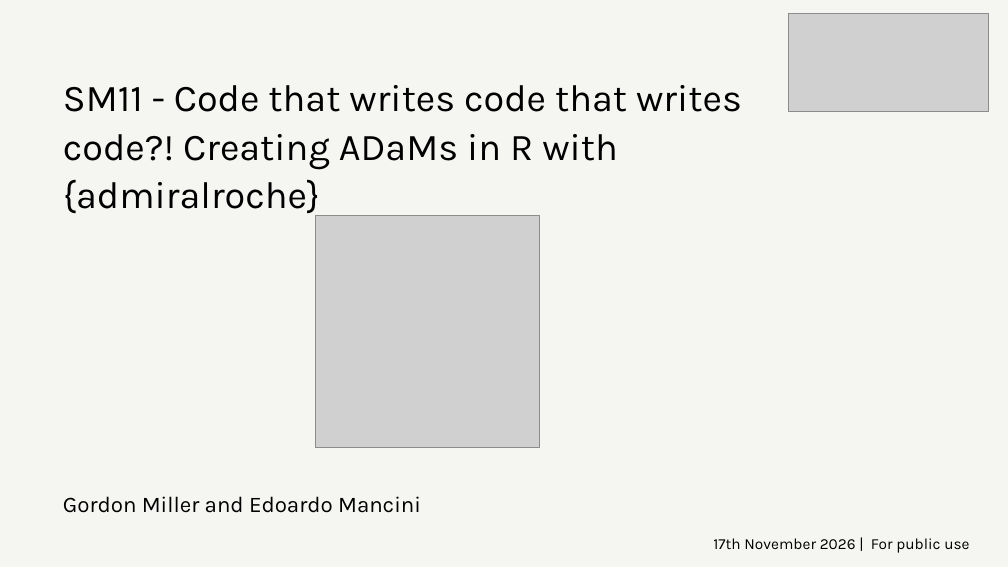
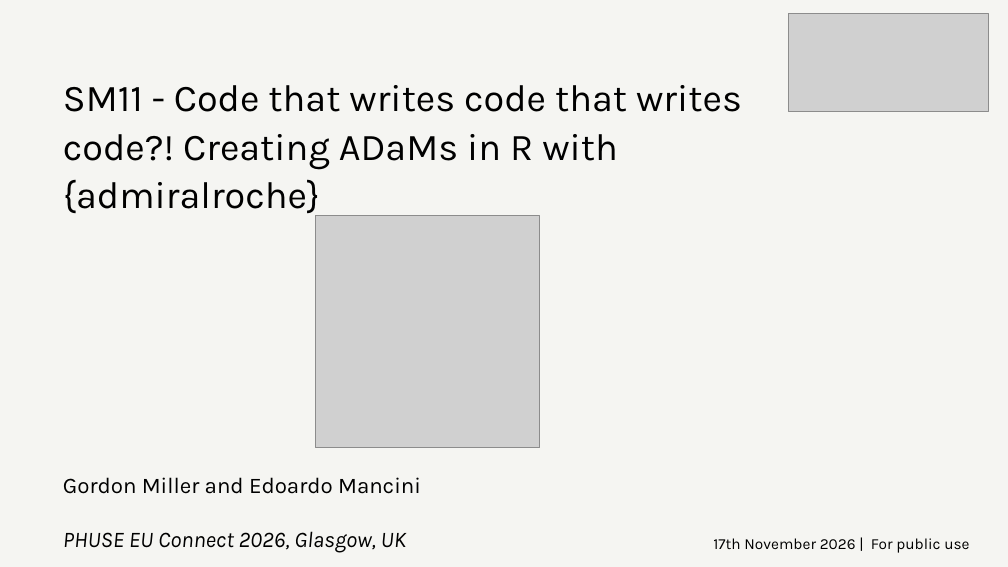
Before and after one commit to manciniedoardo/PHUSE_EU_Connect_2026_Code_that_writes_code_that_writes_code, a slide deck: slide 1 of PRE_SM11.pptx. Drawn at 1008x567 pixels with LibreOffice and Linux fonts; fonts in the diff are those of the drawing; grey boxes stand for pictures; background and template pictures are left out. Boxes give left, top, right and bottom in pixels: in the first picture for what was removed or moved away, otherwise in the second. Text is boxed around its words. In the diff, an @@ line names an element or a change of style, - is before the commit and + after.

```diff
--- a/PRE_SM11.pptx
+++ b/PRE_SM11.pptx
@@ subtitle "Gordon Miller and Edoardo Mancini": place and size @@
-subtitle "Gordon Miller and Edoardo Mancini" at [63, 496, 421, 513]
+subtitle "Gordon Miller and Edoardo Mancini" at [63, 477, 421, 553]
@@ subtitle at [63, 531, 406, 553]: paragraph added @@
+PHUSE EU Connect 2026, Glasgow, UK
```
Also in this commit, not shown: 8 other slides changed, 2 slides added, 5 other files.
